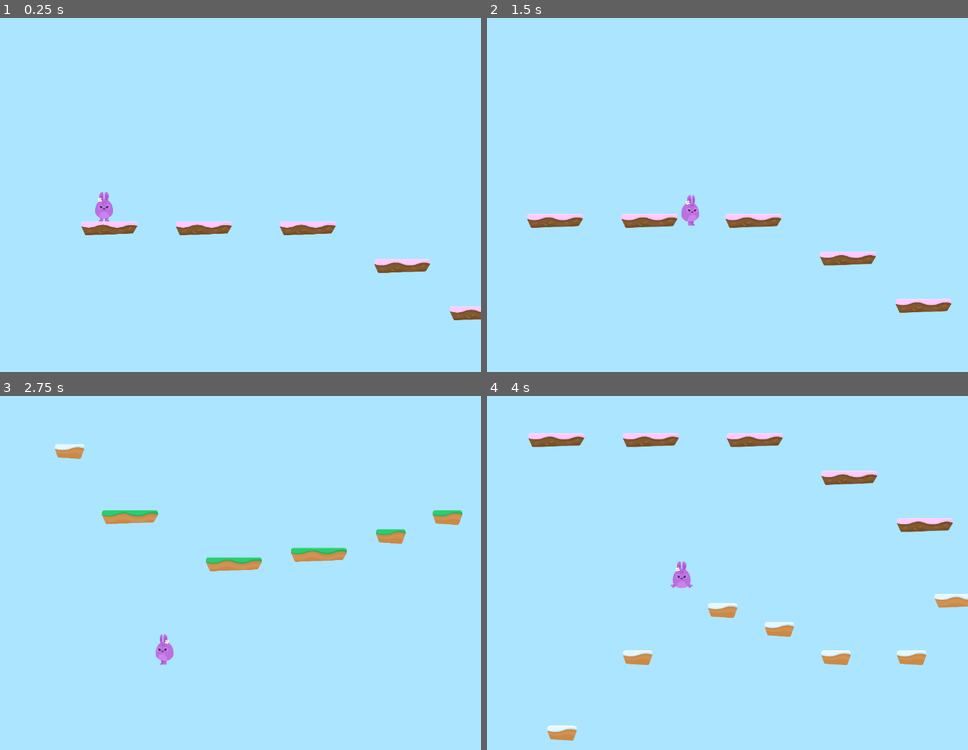
Above: before the commit, frames 1-4 (two rows, left to right).
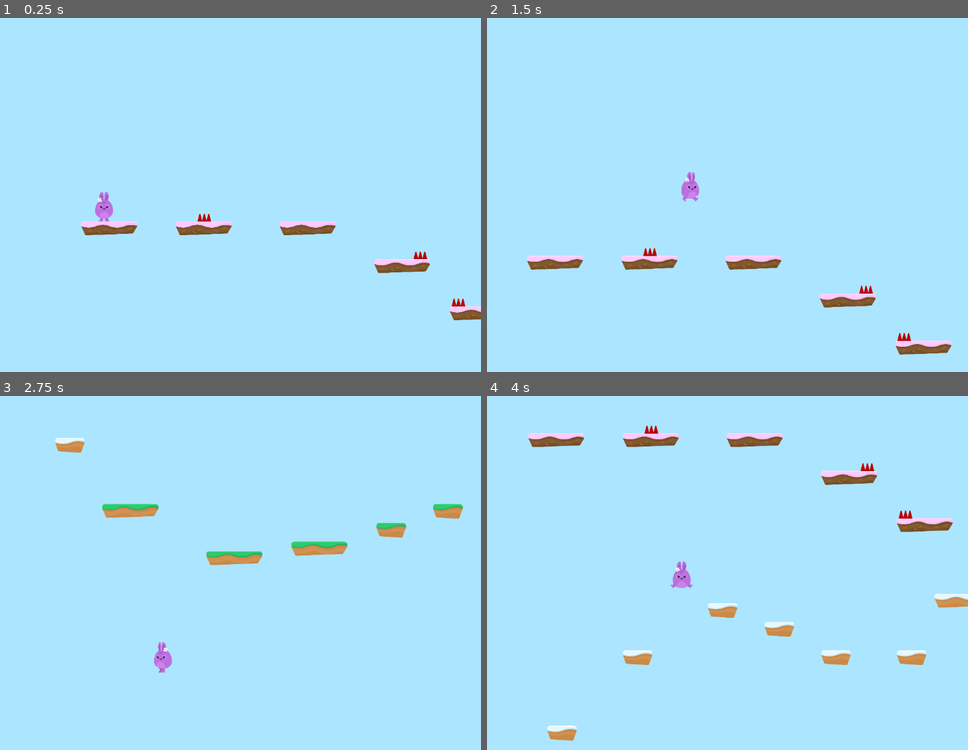
Above: after the commit, the same moments.

Repository: d-fect/DiscoveringGodot
Game: Godot game, scene res://Levels/Level1.tscn
Same seed, same stepped clock (60 frames per second), same inputs: the game is played once before the commit and once after it.
Inputs:
- Up to frame 1 (0.25 s): no input
- Up to frame 2 (1.5 s): hold D (right) from 0.53 s (still down); tap Space (jump) at 0.77 s
- Up to frame 3 (2.75 s): tap Space (jump) at 1.52 s; release D (right) at 2.03 s; hold A (left) from 2.03 s (still down)
- Up to frame 4 (4 s): release A (left) at 2.78 s; hold D (right) from 2.78 s (still down); tap Space (jump) at 3.02, 3.77 s

The runs differ from the first frame. In frame 1, 0.1% of the frame differs, in the area x 41-97%, y 55-82%; in frame 2, 4.7%, in the area x 8-97%, y 43-96%; in frame 3, 2.8%; in frame 4, 0.2%.

Commit message:
Added some spikes and a lives-counter with death condition.

Diff:
--- /dev/null
+++ b/Hoppy Days/Hazards/Hazards.gd
@@ -0,0 +1,5 @@
+extends Area2D
+
+func _on_SpikeTop_body_entered(body):
+	if body.has_method("hurt"):
+		body.hurt()
--- /dev/null
+++ b/Hoppy Days/Hazards/SpikeTop.tscn
@@ -0,0 +1,16 @@
+[gd_scene load_steps=3 format=2]
+
+[ext_resource path="res://Hazards/Hazards.gd" type="Script" id=1]
+[ext_resource path="res://GFX/Environment/spikes_top.png" type="Texture" id=2]
+
+[node name="SpikeTop" type="Area2D"]
+modulate = Color( 0.811765, 0.0117647, 0.0117647, 1 )
+collision_layer = 4
+script = ExtResource( 1 )
+
+[node name="Sprite" type="Sprite" parent="."]
+texture = ExtResource( 2 )
+
+[node name="CollisionPolygon2D" type="CollisionPolygon2D" parent="."]
+polygon = PoolVector2Array( -33.6476, -26.6755, -46.9778, 26.1932, 47.011, 26.4192, 33.4549, -26.6755, 25.9991, -26.6755, 15.3802, 18.7374, 3.63158, -27.5792, -4.50208, -26.9014, -14.6691, 18.5115, -26.1918, -26.6755 )
+[connection signal="body_entered" from="." to="." method="_on_SpikeTop_body_entered"]
--- /dev/null
+++ b/Hoppy Days/Hazards/SpikedTop.tscn
@@ -0,0 +1,16 @@
+[gd_scene load_steps=3 format=2]
+
+[ext_resource path="res://Hazards/Hazards.gd" type="Script" id=1]
+[ext_resource path="res://GFX/Environment/spike_top.png" type="Texture" id=2]
+
+[node name="SpikedTop" type="Area2D"]
+collision_layer = 4
+script = ExtResource( 1 )
+
+[node name="Sprite" type="Sprite" parent="."]
+modulate = Color( 0.945098, 0.0392157, 0.866667, 1 )
+texture = ExtResource( 2 )
+
+[node name="CollisionPolygon2D" type="CollisionPolygon2D" parent="."]
+polygon = PoolVector2Array( -3.32657, -43.0227, -25.4562, 43.0368, 24.9501, 43.0368, 3.43526, -42.7154 )
+[connection signal="body_entered" from="." to="." method="_on_SpikeTop_body_entered"]
--- a/Hoppy Days/Levels/GameOver.tscn
+++ b/Hoppy Days/Levels/GameOver.tscn
@@ -52,10 +52,12 @@
 margin_left = 170.0
 margin_right = 546.0
 margin_bottom = 90.0
+focus_mode = 0
 custom_fonts/font = SubResource( 2 )
 custom_colors/font_color = Color( 0, 0, 0, 1 )
 custom_colors/font_color_hover = Color( 0.235294, 0.235294, 0.235294, 1 )
 custom_colors/font_color_pressed = Color( 0.313726, 0.313726, 0.313726, 1 )
+enabled_focus_mode = 0
 text = "Try Again!"
 
 [node name="RestartButton" type="TextureButton" parent="CenterContainer/VBoxContainer/HBoxContainer"]
--- a/Hoppy Days/Levels/Level1.tscn
+++ b/Hoppy Days/Levels/Level1.tscn
@@ -1,18 +1,53 @@
-[gd_scene load_steps=3 format=2]
+[gd_scene load_steps=5 format=2]
 
 [ext_resource path="res://Player/Player.tscn" type="PackedScene" id=1]
 [ext_resource path="res://Levels/Tileset.tres" type="TileSet" id=2]
+[ext_resource path="res://Hazards/SpikeTop.tscn" type="PackedScene" id=3]
+[ext_resource path="res://Hazards/SpikedTop.tscn" type="PackedScene" id=4]
 
 [node name="Level1" type="Node2D"]
 
 [node name="Player" parent="." instance=ExtResource( 1 )]
 position = Vector2( 667.347, 223.785 )
+collision_mask = 6
 
 [node name="TileMap" type="TileMap" parent="."]
 tile_set = ExtResource( 2 )
 collision_layer = 2
 format = 1
-tile_data = PoolIntArray( 524296, 0, 0, 524306, 0, 0, 524317, 0, 0, 786471, 0, 0, 786504, 6, 0, 983121, 6, 0, 1114159, 0, 0, 1245273, 6, 0, 1376313, 1, 0, 1376320, 1, 0, 1441873, 6, 0, 1638451, 6, 0, 1638472, 6, 0, 1703963, 7, 0, 1835041, 7, 0, 2031634, 7, 0, 2031655, 7, 0, 2031663, 7, 0, 2555914, 7, 0, 2883640, 3, 0, 3014671, 2, 0, 3014706, 3, 0, 3080256, 3, 0, 3145772, 3, 0, 3276835, 2, 0, 3342362, 2, 0, 3342407, 3, 0, 3473492, 4, 0, 3604558, 4, 0, 3604564, 4, 0, 3604570, 4, 0 )
+tile_data = PoolIntArray( 524296, 0, 0, 524306, 0, 0, 524317, 0, 0, 589955, 2, 0, 786471, 0, 0, 786504, 6, 0, 786554, 2, 0, 917617, 2, 0, 983120, 6, 0, 983180, 3, 0, 1114159, 0, 0, 1114216, 2, 0, 1179747, 3, 0, 1179807, 3, 0, 1245273, 6, 0, 1376313, 1, 0, 1376320, 1, 0, 1376410, 3, 0, 1376428, 6, 0, 1441873, 6, 0, 1507475, 3, 0, 1507494, 6, 0, 1507500, 6, 0, 1507506, 6, 0, 1638451, 6, 0, 1638472, 6, 0, 1638542, 5, 0, 1703963, 7, 0, 1835041, 7, 0, 1900680, 5, 0, 1966209, 5, 0, 2031634, 7, 0, 2031655, 7, 0, 2031663, 7, 0, 2162797, 5, 0, 2293863, 5, 0, 2293883, 5, 0, 2424929, 5, 0, 2490484, 5, 0, 2555914, 7, 0, 2555993, 4, 0, 2687048, 4, 0, 2687058, 4, 0, 2818111, 4, 0, 2883640, 3, 0, 3014671, 2, 0, 3014706, 3, 0, 3145772, 3, 0, 3276835, 2, 0, 3342362, 2, 0 )
 __meta__ = {
 "_edit_lock_": true
 }
+
+[node name="Hazards" type="Node" parent="."]
+
+[node name="SpikeTop" parent="Hazards" instance=ExtResource( 3 )]
+position = Vector2( 1346.05, 487.518 )
+
+[node name="SpikeTop2" parent="Hazards" instance=ExtResource( 3 )]
+position = Vector2( 2809.23, 742.939 )
+
+[node name="SpikeTop3" parent="Hazards" instance=ExtResource( 3 )]
+position = Vector2( 3067.6, 1062.82 )
+
+[node name="SpikeTop4" parent="Hazards" instance=ExtResource( 3 )]
+position = Vector2( 5453.49, 2595.94 )
+
+[node name="SpikeTop5" parent="Hazards" instance=ExtResource( 3 )]
+position = Vector2( 5757, 2469.99 )
+
+[node name="SpikeTop6" parent="Hazards" instance=ExtResource( 3 )]
+position = Vector2( 6016.6, 2469.84 )
+
+[node name="SpikedTop" parent="Hazards" instance=ExtResource( 4 )]
+position = Vector2( 3806.61, 1303.56 )
+
+[node name="SpikedTop2" parent="Hazards" instance=ExtResource( 4 )]
+position = Vector2( 6497.1, 1110.26 )
+
+[node name="SpikedTop3" parent="Hazards" instance=ExtResource( 4 )]
+position = Vector2( 6696.38, 1045.19 )
+
+[node name="SpikedTop4" parent="Hazards" instance=ExtResource( 4 )]
+position = Vector2( 6993.21, 1044.88 )
--- a/Hoppy Days/Player/Player.gd
+++ b/Hoppy Days/Player/Player.gd
@@ -3,6 +3,7 @@
 var motion : Vector2 = Vector2(0,0)
 var left : int = 0
 var right : int = 0
+var  lives : int = 3
 
 const SPEED : int = 1000
 const GRAVITY = 300
@@ -50,3 +51,10 @@
 
 func end_game():
 	get_tree().change_scene("res://Levels/GameOver.tscn")
+
+
+func hurt():
+	motion.y -= JUMP_SPEED
+	lives -= 1
+	if lives < 0:
+		end_game()
--- a/Hoppy Days/project.godot
+++ b/Hoppy Days/project.godot
@@ -50,6 +50,7 @@
 
 2d_physics/layer_1="Player"
 2d_physics/layer_2="Terrain"
+2d_physics/layer_3="Hazards"
 
 [rendering]
 
